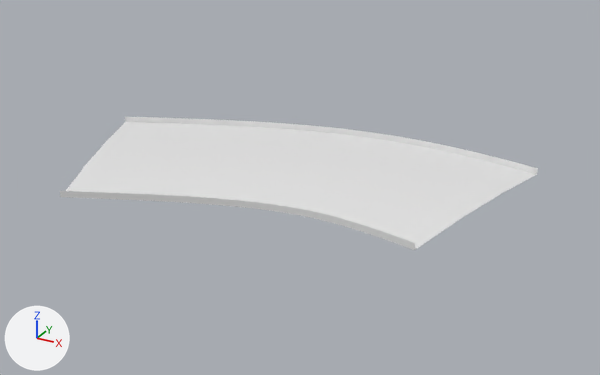
The glTF model public/assets/gen4/models/track-31.glb: old version first, new version second.
Both versions are drawn from a 50 mm camera at (455.5, -426.9, 49.9) aimed at (399.8, -325.7, -0.7). The lights are fixed; the arrows at lower left show +X, +Y and +Z. The picture after the commit comes second. Vertices at exactly the same position are counted once.

The scene before the commit, as lines of its bpy script (objects in view):
```python
me_track_31 = bpy.data.meshes.new('track-31')
me_track_31.from_pydata(...)  # 819 vertices, 1488 faces; spans x 361.3..431.0, y -349.3..-305.6, z 1.4..2.6
ob_track_31 = bpy.data.objects.new('track-31', me_track_31)
ob_track_31.location = (0.0, 0.0, 0.0)
```
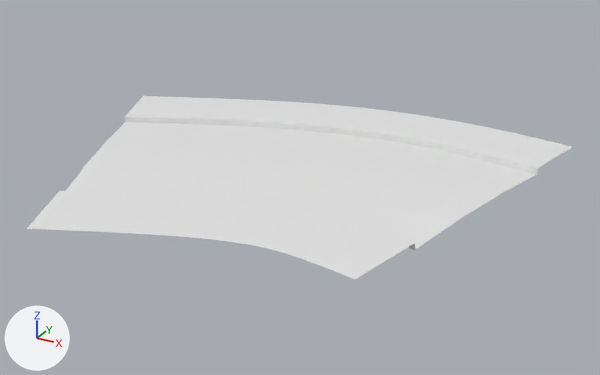
Boxes [x1, y1, x2, y2] around the edits, measured in the pictures (600 x 375 px):
```json
{"object": "track-31", "change": "reshaped", "before": [60, 116, 538, 250], "after": [26, 96, 572, 279], "on screen": "14% wider, 36% taller"}
{"part": 1, "of": "me_track_31", "change": "added", "after": [26, 96, 572, 279]}
```

The change, as JSON lines over the scene's bpy script:
```json
{"block": "me_track_31", "where": "# used by ob_track_31; location = (0.0, 0.0, 0.0)"}
{"op": "remove", "block": "me_track_31", "code": "me_track_31.from_pydata(...)  # 819 vertices, 1488 faces; spans x 361.3..431.0, y -349.3..-305.6, z 1.4..2.6"}
{"op": "add", "block": "me_track_31", "code": "me_track_31.from_pydata(...)  # 945 vertices, 1736 faces; spans x 356.5..433.6, y -360.3..-293.6, z 1.4..2.6"}
{"block": "me_track_31", "change": "me_track_31 part 1"}
{"block": "me_track_31", "change": "111 vertices are added at x 358.3..433.6, y -359.5..-293.6, z 2.4..2.5"}
{"block": "me_track_31", "change": "10 new vertices lie (4.8, -11.0, 0.0) away from vertices in x 374.3..392.7, y -349.3..-341.6, z 2.5..2.6"}
{"block": "me_track_31", "change": "5 new vertices lie (-4.8, 11.0, 0.0) away from vertices in x 361.3..369.6, y -319.6..-316.0, z 2.5..2.6"}
{"block": "me_track_31", "change": "248 new faces join them"}
```
